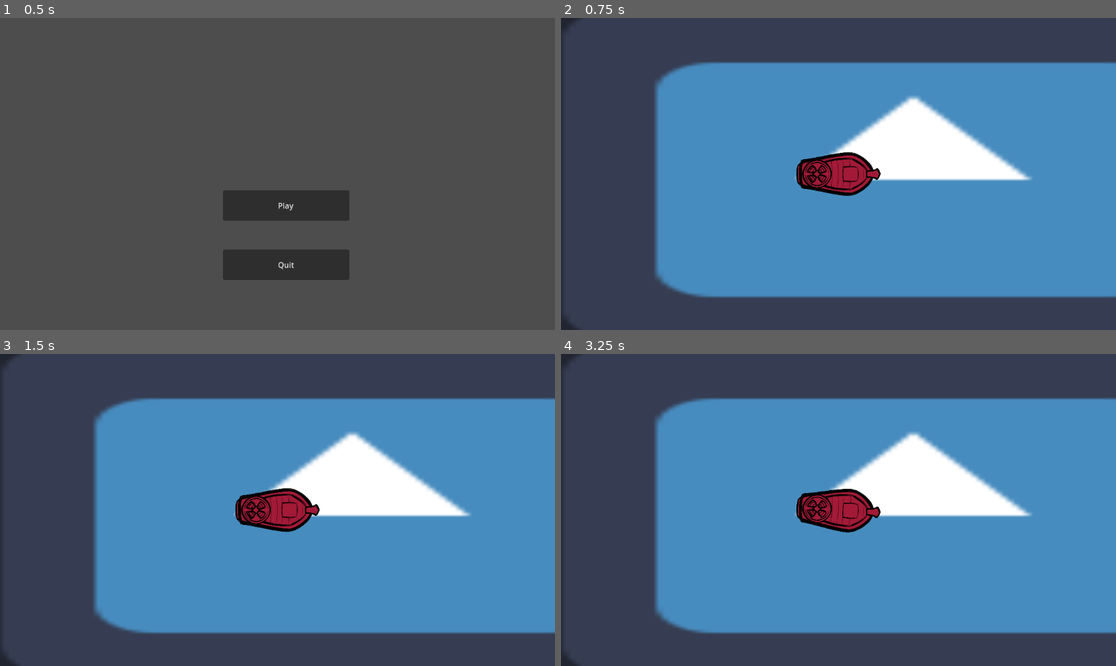
Above: before the commit, frames 1-4 (two rows, left to right).
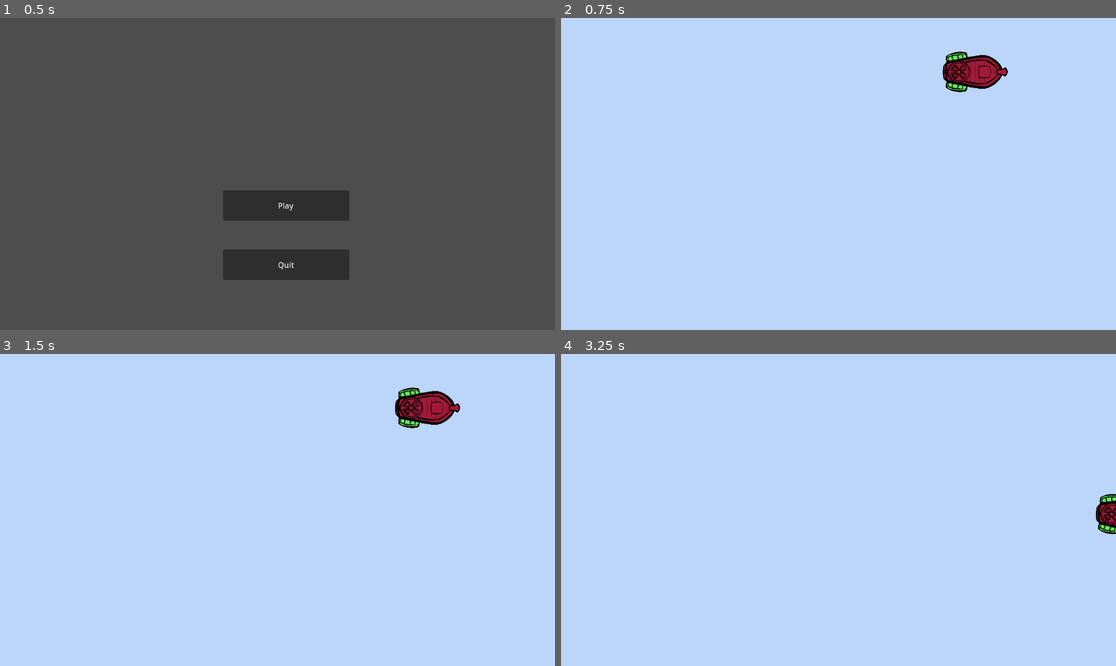
Above: after the commit, the same moments.

Repository: Fireryred/Shipwreck-GameJam
Game: Godot game, scene res://Scenes/main.tscn
The game is run twice, just before and just after one commit, with the same random seed, the same clock (stepped at 60 frames per second) and the same inputs. The engine's default icon, where the game draws it, is replaced by a stand-in: a white triangle on a blue panel in a dark square.
Inputs:
- Up to frame 1 (0.5 s): no input
- Up to frame 2 (0.75 s): click "Play" at 0.5 s
- Up to frame 3 (1.5 s): tap Enter at 1.25 s; hold Right (ui_right) from 1.28 s (still down)
- Up to frame 4 (3.25 s): release Right (ui_right) at 2.03 s; hold Down (ui_down) 2.03-2.78 s; hold Right (ui_right) from 2.78 s (still down)

Frame 1 is identical in both runs. In frame 2, 100% of the frame differs, in the area x 0-100%, y 0-100%; in frame 3, 100%; in frame 4, 100%.

Commit message:
fix ship

Diff:
--- a/Scenes/ship.tscn
+++ b/Scenes/ship.tscn
@@ -1,7 +1,8 @@
-[gd_scene load_steps=4 format=3 uid="uid://joogv4uips5l"]
+[gd_scene load_steps=5 format=3 uid="uid://joogv4uips5l"]
 
 [ext_resource type="Script" path="res://Script/ship.gd" id="1_pjglu"]
 [ext_resource type="Texture2D" uid="uid://km8m4lwf8a2g" path="res://Assets/Ship Body.png" id="1_vxror"]
+[ext_resource type="Texture2D" uid="uid://bjee62df400qo" path="res://Assets/Rudder.png" id="2_ahkmj"]
 
 [sub_resource type="CapsuleShape2D" id="CapsuleShape2D_ul7cw"]
 radius = 31.0
@@ -13,11 +14,16 @@
 [node name="CollisionPolygon2D" type="CollisionShape2D" parent="."]
 position = Vector2(-4, 0)
 rotation = 4.71239
+scale = Vector2(0.2, 0.2)
 shape = SubResource("CapsuleShape2D_ul7cw")
+
+[node name="Rudder" type="Sprite2D" parent="."]
+position = Vector2(-38, -9.53674e-07)
+rotation = -3.14159
+scale = Vector2(0.2, 0.2)
+texture = ExtResource("2_ahkmj")
 
 [node name="ShipBody" type="Sprite2D" parent="."]
 rotation = 3.14159
-scale = Vector2(0.258427, 0.258427)
+scale = Vector2(0.2, 0.2)
 texture = ExtResource("1_vxror")
-
-[node name="Camera2D" type="Camera2D" parent="."]
--- a/Scenes/world.tscn
+++ b/Scenes/world.tscn
@@ -1,7 +1,7 @@
 [gd_scene load_steps=3 format=3 uid="uid://2icjmx6erfuf"]
 
 [ext_resource type="PackedScene" uid="uid://joogv4uips5l" path="res://Scenes/ship.tscn" id="1_4tq6a"]
-[ext_resource type="Texture2D" uid="uid://cg5wokefght8y" path="res://icon.svg" id="2_8yqyr"]
+[ext_resource type="Texture2D" uid="uid://dfd7pwdtnowvq" path="res://Assets/BG.png" id="3_6tga8"]
 
 [node name="World" type="Node2D"]
 
@@ -10,7 +10,10 @@
 
 [node name="ParallaxBackground" type="ParallaxBackground" parent="."]
 
-[node name="Icon" type="Sprite2D" parent="ParallaxBackground"]
-position = Vector2(731.5, 324.5)
-scale = Vector2(12.1328, 5.78906)
-texture = ExtResource("2_8yqyr")
+[node name="ParallaxLayer" type="ParallaxLayer" parent="ParallaxBackground"]
+motion_mirroring = Vector2(65, 65)
+
+[node name="Bg" type="Sprite2D" parent="ParallaxBackground/ParallaxLayer"]
+position = Vector2(1920, 1060)
+texture = ExtResource("3_6tga8")
+metadata/_edit_lock_ = true
